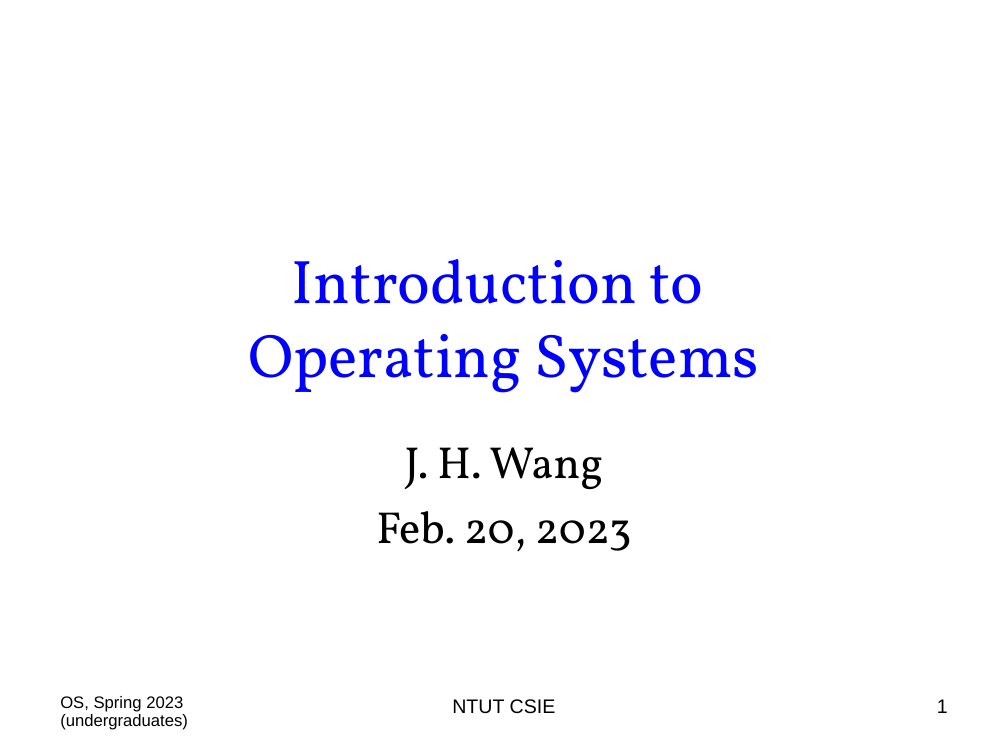
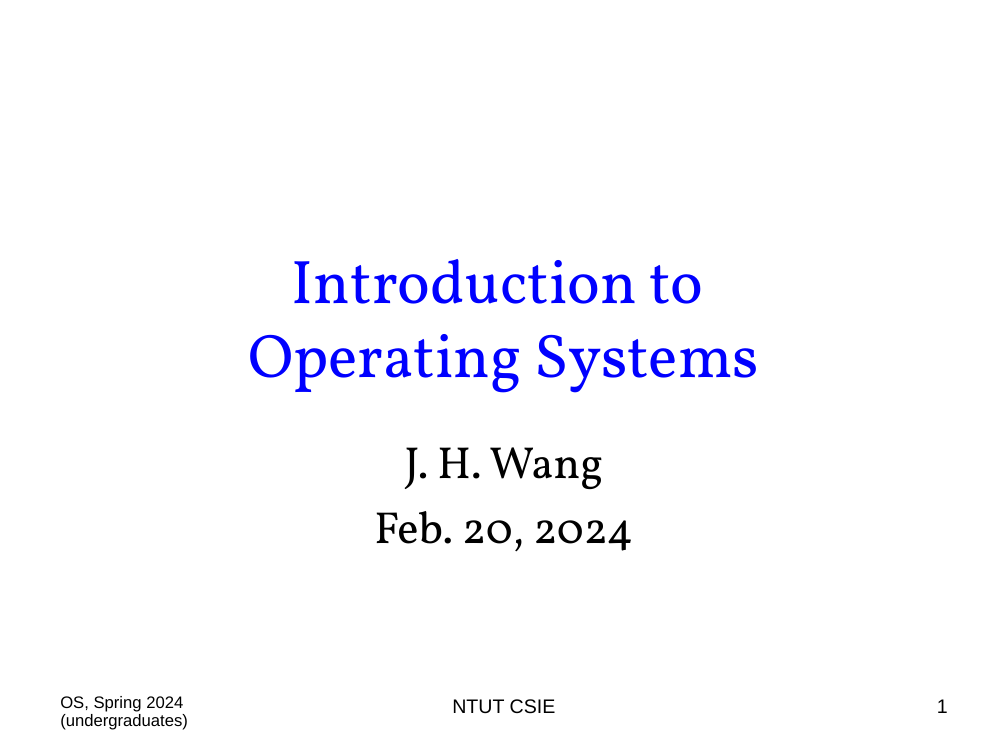
Before and after one commit to chriswjh/chriswjh.github.io, a slide deck: slide 1 of OSu/00-Overview.ppt. Drawn at 1008x756 pixels with LibreOffice and Linux fonts; fonts in the diff are those of the drawing. Boxes give left, top, right and bottom in pixels: in the first picture for what was removed or moved away, otherwise in the second. Text is boxed around its words. In the diff, an @@ line names an element or a change of style, - is before the commit and + after.

```diff
--- a/OSu/00-Overview.ppt
+++ b/OSu/00-Overview.ppt
@@ subtitle at (374, 511, 633, 552): text changed @@
-Feb. 20, 2023
+Feb. 20, 2024
@@ text at (60, 696, 188, 730): text changed @@
-OS, Spring 2023 (undergraduates)
+OS, Spring 2024 (undergraduates)
```
Also in this commit, not shown: 23 other slides changed, 1 slide removed.
